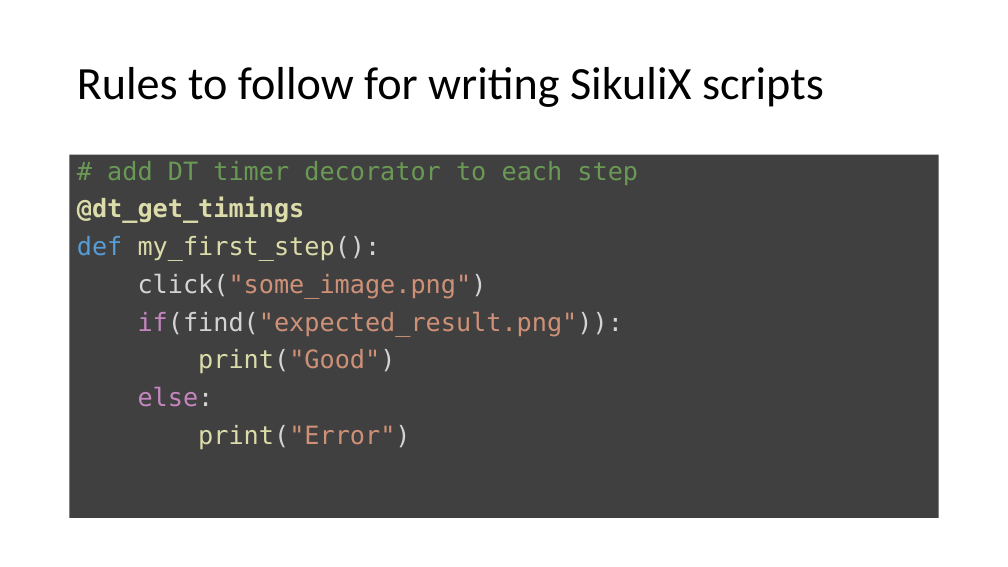
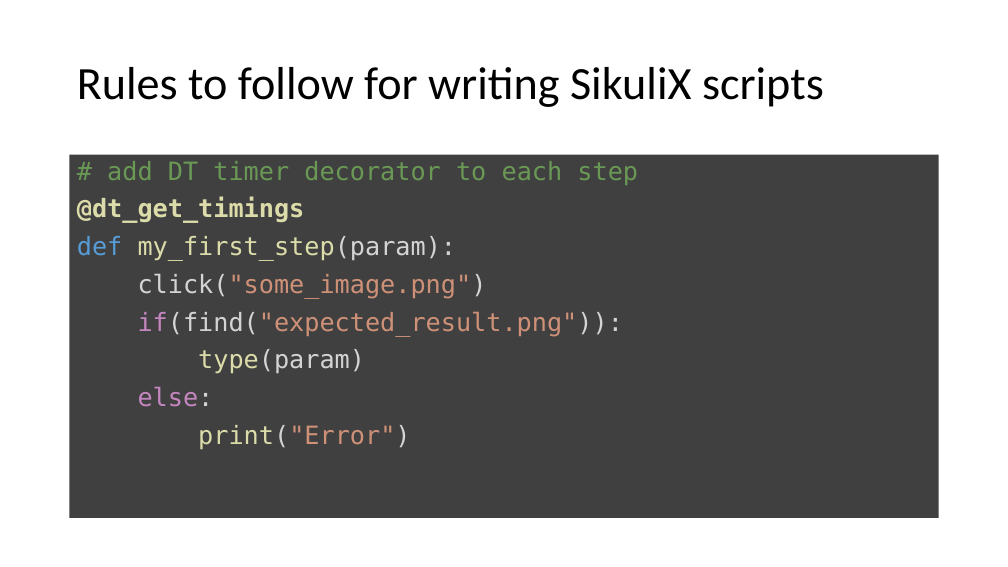
Before and after one commit to LO-RAN/dt_sikulix_bridge, a slide deck: slide 10 of documentation/dt_sikulix_bridge.pptx (slide 8 before the commit). Drawn at 1008x567 pixels with LibreOffice and Linux fonts; fonts in the diff are those of the drawing. Boxes give left, top, right and bottom in pixels: in the first picture for what was removed or moved away, otherwise in the second. Text is boxed around its words. In the diff, an @@ line names an element or a change of style, - is before the commit and + after.

```diff
--- a/documentation/dt_sikulix_bridge.pptx
+++ b/documentation/dt_sikulix_bridge.pptx
@@ text at (77, 236, 457, 261): text changed @@
-def my_first_step():
+def my_first_step(param):
@@ text at (198, 349, 365, 373): text changed; text colour #CE9178 to #D4D4D4 @@
-print("Good")
+type(param)
```
Also in this commit, not shown: 9 other slides changed, 2 slides added, 4 slides removed.
